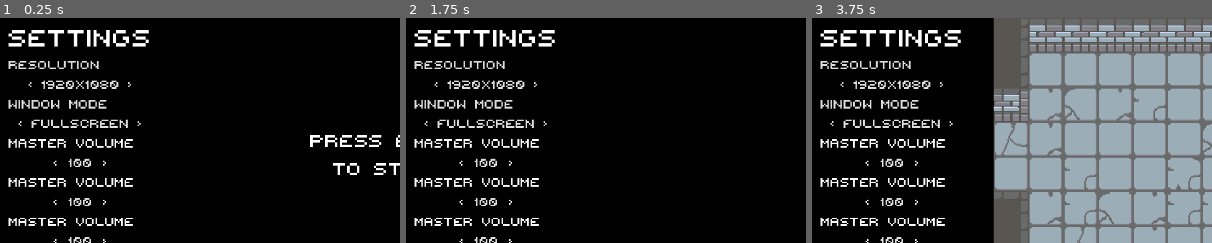
Above: before the commit, frames 1-3 (left to right).
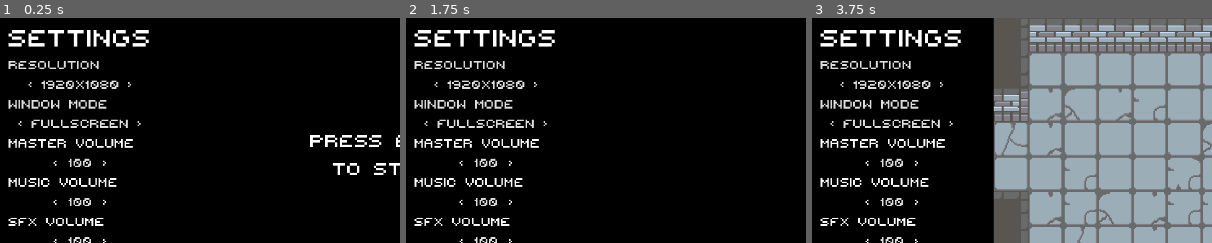
Above: after the commit, the same moments.

Repository: GoldenAppler-eng/Psyches-Dungeon
Game: Godot game, scene res://scenes/world.tscn
Two runs of this game, one before a commit and one after it. Both use one fixed random seed, a clock stepped at 60 frames per second and the inputs below. Sound files missing from this copy of the repository are replaced by a short silence.
Inputs (mouse positions are % of the whole screen's width and height, from its top left):
- Up to frame 1 (0.25 s): no input
- Up to frame 2 (1.75 s): click "Resolution" at 0.5 s; click "< 1920x1080 >" at 1.25 s
- Up to frame 3 (3.75 s): click "Window MODE" at 2 s; click "100" at 2.75 s; tap Enter (start) at 3.5 s; move the mouse to (72, 45) at 3.52 s; hold Right (move_right) from 3.53 s (still down); hold Space (attack) from 3.53 s (still down); click (72, 45) at 3.67 s
The pictures show only the part of the screen within x 1-51%, y 0-50%; the shares and areas given below are measured in that part.

The runs differ from the first frame. In frame 1, 1.2% of the frame differs, in the area x 2-34%, y 71-93%; in frame 2, 1.2%; in frame 3, 1.2%.

Commit message:
Added @tool tag to volume_controller.gd

Diff:
--- a/prefabs/UI/volume_controller.tscn
+++ b/prefabs/UI/volume_controller.tscn
@@ -19,7 +19,7 @@
 focus_neighbor_top = NodePath("../../window_mode_button")
 focus_neighbor_bottom = NodePath("../../music_volume_controller/volume_button")
 theme = ExtResource("1_kb14h")
-text = "Master Volume"
+text = "Volume"
 
 [node name="control_button" parent="VBoxContainer" instance=ExtResource("3_fpae5")]
 layout_mode = 2
--- a/scripts/menu/volume_controller.gd
+++ b/scripts/menu/volume_controller.gd
@@ -1,19 +1,27 @@
+@tool
 extends Control
 
+@export_enum("Master", "Music", "Sfx") var bus_name : String
+
+@onready var volume_label: Label = $VBoxContainer/volume_label
 @onready var control_button: SwitchButton = $VBoxContainer/control_button
-
-@export_enum("Master", "Music", "Sfx") var bus_name : String
 
 const MAX_VOLUME_VALUE : int = 100
 var volume_value : int = MAX_VOLUME_VALUE
 
 func _ready() -> void:
 	focus_entered.connect(_on_focus_entered)
+	control_button.button_switched.connect(_on_volume_control_button_switched)
 
-	control_button.button_switched.connect(_on_volume_control_button_switched)
+	volume_label.text = bus_name + " " + volume_label.text
 
 	volume_value = 100 * db_to_linear(AudioServer.get_bus_volume_db(AudioServer.get_bus_index(bus_name)))
 	_update_volume_control_button_text()
+
+func _process(delta: float) -> void:
+	if Engine.is_editor_hint():
+		if not volume_label.text.contains(bus_name):
+			volume_label.text = bus_name + " " + volume_label.text
 
 func _on_focus_entered() -> void:
 	control_button.grab_focus()
